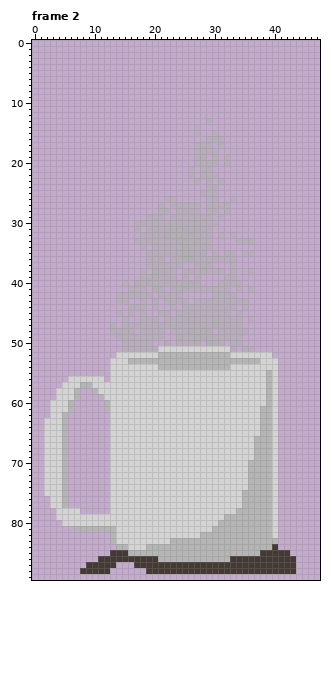
Pixel-art file: assets/tea.aseprite. The picture above was drawn from the file before the commit.
48x90 pixels, 25 frames. Colours within 5 levels of each other are drawn and written as one. Shown: frame 2. The commit also changed other frames, which this record leaves out.
New version:
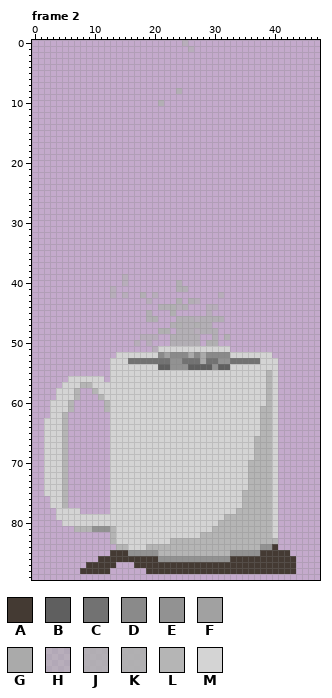
Palette (. is transparent): A #443a33  B #5f5f5f  C #727272  D #8a8a8a  E #929292  F #a1a1a1  G #aaaaaa  H #b0b0b097  J #b0b0b0d5  K #b0b0b0ee  L #b5b5b5  M #d4d4d4
Message: Added gitignore, updated animations
The edit:
--- frame 2, layers "Tea/Mug", "Tea/Steam", "Tea/Back"
@@ x 23..28 @@
- 0 ......
- 1 ......
+ 0 ..H...
+ 1 ...H..
  2 ......
@@ x 11..39 @@
  7 .............................
- 8 .............................
+ 8 .............J...............
  9 .............................
-10 .............................
+10 ..........J..................
 11 .............................
 12 .............................
-13 ..................H..........
-14 ................H............
-15 ................H..H.........
-16 ..................HHH........
-17 ................HHH.H........
-18 ................HHHH.........
-19 ................HH.H.H.......
-20 ................HHHH.H.......
-21 ...............H.HH..........
-22 ...............H.HHH.........
-23 ................H.H.H........
-24 ..................HH.........
-25 .................HHH.........
-26 ...........HH.....HH..H......
-27 ..........H.HHHHH.HHHH.......
-28 ..........HH.HHHH.HH.H.......
-29 ........HHH.HHHHHHH.H........
-30 ......HHHHHHHHHHJHHH.........
-31 ......H.HHHHKJJHJHH..........
-32 .......HHHHJJJHJHHH.H.H......
-33 ......HHHHHHHJKHJHH....HHH...
-34 .......H.HHHHHKHHHH..........
-35 ........HHHHHHJJHH.H.HH.HH...
-36 ........HHH.HHKKHHHHHHH......
-37 ........HHHHHH..HHH...H......
-38 .......H.JJHH.HHHJHHH.H..H...
-39 .......HHHHHH.H.H....HH......
-40 ....H.JHJHHHHJHJH...HHHH.....
-41 .....HHH.JH.HHJHHHHHHH.H.H...
-42 ...HHHHHH.HHHH.....HHHH......
-43 ...HH..H.H.HHHH.HHHHHHHHH....
-44 .....HHH.H..H.HHHHHHHHH.H....
-45 ...H.H.H..HH.HHHHHHHHH.H.....
-46 ....H..HHH.HHHHJJHHHHHHH.H...
-47 ..H.HHHHHHHHHHHHJHHJHHHH.....
-48 ..HHHH.HHHH.HHHJHJJ.HHHHH....
-49 ...HHHHHHHH..JHHJJJHHHHH.....
-50 ....HHHHH..J.HHHJ.JHH.HH.....
-51 ....HHHHHHMMMMMMMMMMMMH.HH...
-52 ...MMMMMMMLLLLLLLLLLLLMMMMMMM
-53 ..MMMLLLLLLLLLLLLLLLLLLLLLLMM
-54 ..MMMMMMMMLLLLLLLLLLLLMMMMMMM
+13 .............................
+14 .............................
+15 .............................
+16 .............................
+17 .............................
+18 .............................
+19 .............................
+20 .............................
+21 .............................
+22 .............................
+23 .............................
+24 .............................
+25 .............................
+26 .............................
+27 .............................
+28 .............................
+29 .............................
+30 .............................
+31 .............................
+32 .............................
+33 .............................
+34 .............................
+35 .............................
+36 .............................
+37 .............................
+38 .............................
+39 ....H........................
+40 ....H........J...............
+41 ..H..........JJ..............
+42 ..H.H..J.H..........H........
+43 ........H....K.JH............
+44 ..........JJKHJ...HH.........
+45 ........J...K.....H..........
+46 ........JK...JJJHJJJJ........
+47 ............JKJJKJJ..........
+48 ..........KK.JJJHJJJ.........
+49 .......HHH..JJJJJ..J.J.......
+50 ......H.H...JJJJJ.KK.........
+51 .........HMMMMMMMMMMMM.......
+52 ...MMMMMMMDFDDDGDGDDDDMMMMMMM
+53 ..MMMCCCCCCCEECCCGCCEECCCCCMM
+54 ..MMMMMMMMBBEEEBBBBEBBMMMMMMM
 55 ..MMMMMMMMMMMMMMMMMMMMMMMMMML
@@ x 0..47 @@
 80 .....MMMMMMMMMMMMMMMMMMMMMMMMMMLLLLLLLLLM.......
-81 .......LLLLLLLMMMMMMMMMMMMMMMMLLLLLLLLLLM.......
+81 .......LLLEEELMMMMMMMMMMMMMMMMLLLLLLLLLLM.......
 82 .............LMMMMMMMMMMMMMMLLLLLLLLLLLLM.......
 83 .............LMMMMMMMMMLLLLLLLLLLLLLLLLLL.......
-84 ..............LLMMMLLLLLLLLLLLLLLLLLLLLLA.......
-85 .............AAALLLLLLLLLLLLLLLLLLLLLLAAAAA.....
-86 ...........AAAAAAAAAALLLLLLLLLLLLAAAAAAAAAAA....
+84 ..............LLMMMLLLLLLLLLLLLLLLLLLLEEA.......
+85 .............AAAEEEEELLLLLLLLLLLLEEEEEAAAAA.....
+86 ...........AAAAAAAAAAEEEEEEEEEEEEAAAAAAAAAAA....
 87 .........AAAAA...AAAAAAAAAAAAAAAAAAAAAAAAAAA....
